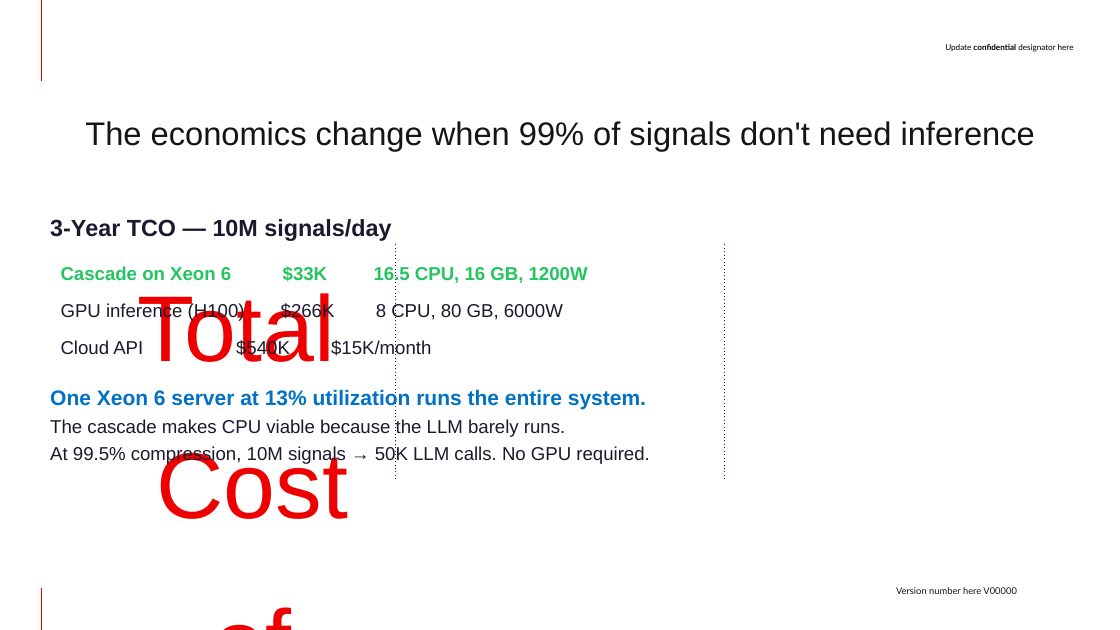
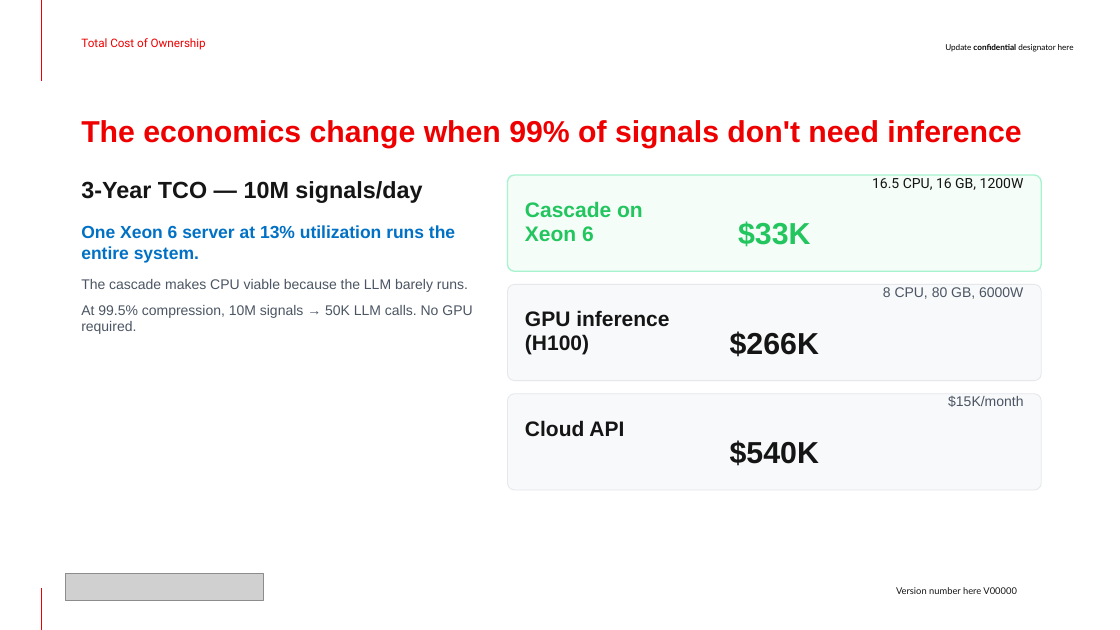
Before and after one commit to jkershawrh/cascade-compression, a slide deck: slide 7 of docs/Cascade-Compression-Whitepaper-Deck.pptx. Drawn at 1120x630 pixels with LibreOffice and Linux fonts; fonts in the diff are those of the drawing; grey boxes stand for pictures; background and template pictures are left out. Boxes give left, top, right and bottom in pixels: in the first picture for what was removed or moved away, otherwise in the second. Text is boxed around its words. In the diff, an @@ line names an element or a change of style, - is before the commit and + after.

```diff
--- a/docs/Cascade-Compression-Whitepaper-Deck.pptx
+++ b/docs/Cascade-Compression-Whitepaper-Deck.pptx
@@ text "Total Cost of Ownership": place and size @@
-text "Total Cost of Ownership" at (138,293,348,519)
+text "Total Cost of Ownership" at (81,38,206,50)
@@ text "Total Cost of Ownership" at (81,38,206,50): size 80 to 10 pt, font Arial to Roboto; alignment centre to left; indent changed; line spacing 1.4 to 1; vertical alignment top to middle @@
@@ title "The economics change when 99% ...": place and size @@
-title "The economics change when 99% ..." at (85,121,1035,151)
+title "The economics change when 99% ..." at (82,101,1039,151)
@@ title "The economics change when 99% ..." at (82,101,1039,151): size 28 to 25.9 pt, text colour #151515 to #EE0000, bold on; alignment centre to left; fill none to #FFFFFF; outline none to #FFFFFF 0.75 pt @@
@@ text "3-Year TCO — 10M signals/day": place and size @@
-text "3-Year TCO — 10M signals/day" at (50,219,649,464)
+text "3-Year TCO — 10M signals/day" at (81,181,472,334)
@@ text "3-Year TCO — 10M signals/day" at (81,181,472,334): text colour #1A1A2E to #151515 in "3-Year TCO — 10M signals/day"; size 18 to 15 pt in "One Xeon 6 server at 13% utilization ..."; size 16 to 12 pt, text colour #1A1A2E to #4B5563 in "The cascade makes CPU viable because the ...", "At 99.5% compression, 10M signals → 50K ..."; less space between paragraphs; more space between paragraphs @@
@@ rounded rectangle added at (507,175,1041,271), fill #F4FDF7, outline #A7F3D0 1.13 pt @@
@@ table added at (507,175,1042,450), 1 rows, 3 columns @@
+Cascade on Xeon 6 | $33K | 16.5 CPU, 16 GB, 1200W
@@ text at (61,265,588,359): paragraphs removed @@
-Cascade on Xeon 6 $33K 16.5 CPU, 16 GB, 1200W
-GPU inference (H100) $266K 8 CPU, 80 GB, 6000W
-Cloud API $540K $15K/month
@@ line removed from (396, 245) to (396, 480) @@
@@ line removed from (724, 245) to (724, 480) @@
@@ rounded rectangle added at (507,285,1041,381), fill #F8F9FA, outline #E5E7EB 0.75 pt @@
@@ table added at (507,285,1042,560), 1 rows, 3 columns @@
+GPU inference (H100) | $266K | 8 CPU, 80 GB, 6000W
@@ rounded rectangle added at (507,394,1041,491), fill #F8F9FA, outline #E5E7EB 0.75 pt @@
@@ table added at (507,394,1042,630), 1 rows, 3 columns @@
+Cloud API | $540K | $15K/month
@@ picture added at (66,574,263,601) @@
```
Also in this commit, not shown: 9 other slides changed, 1 slide added, 1 slide removed.
